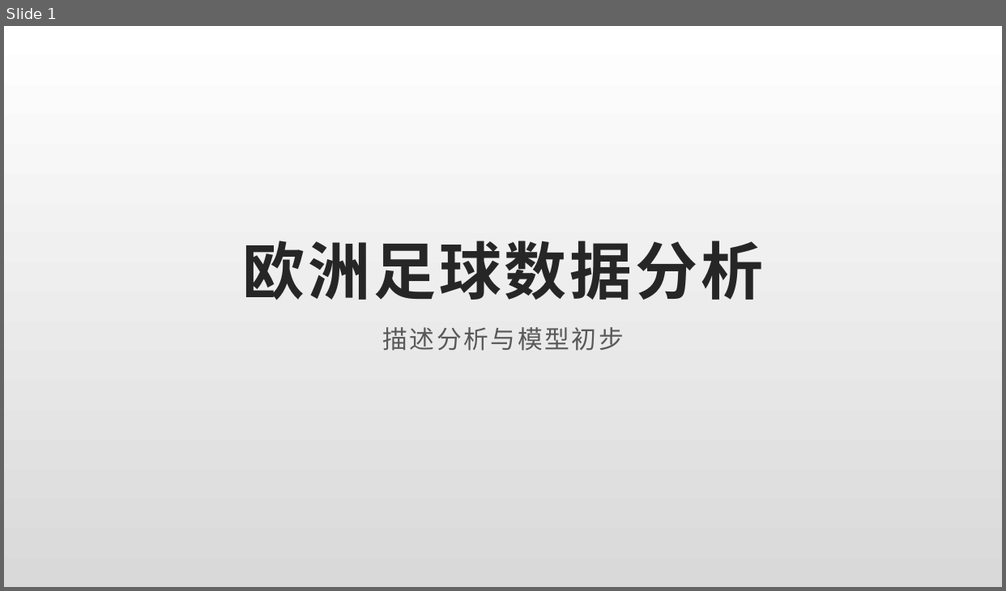
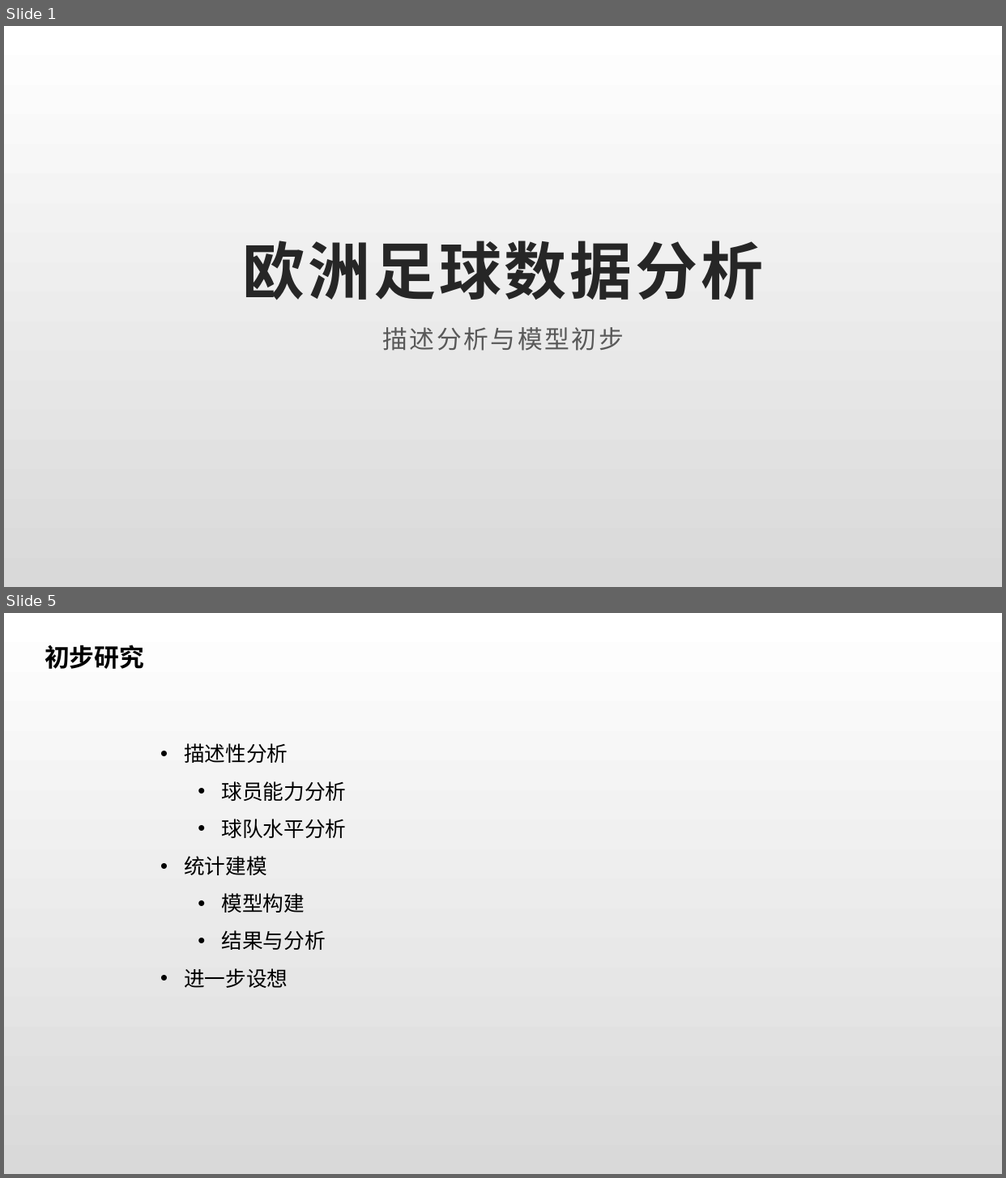
Before and after one commit to rucnyz/soccer, a slide deck: notebooks/欧洲足球展示.pptx. Shown one above the other, each under a label of ours: slide 1 before the commit, slides 1 and 5 after it; the slides between them are not shown. The pictures are 1006x591 and 1006x1178 pixels, drawn with LibreOffice and Linux fonts; fonts in the diff are those of the drawing. Boxes give left, top, right and bottom in pixels: in the first picture for what was removed or moved away, otherwise in the second. Text is boxed around its words. In the diff, an @@ line names an element or a change of style, - is before the commit and + after.

```diff
--- a/notebooks/欧洲足球展示.pptx
+++ b/notebooks/欧洲足球展示.pptx
@@ slide 5 added at (4,613,1002,1174), background gradient #FFFFFF to #D9D9D9 @@
@@ text added at (44,645,144,669), 24 pt, text #000000, bold @@
+初步研究
@@ text added at (184,743,346,988), 20 pt, text #000000 @@
+• 描述性分析
+  • 球员能力分析
+  • 球队水平分析
+• 统计建模
+  • 模型构建
+  • 结果与分析
+• 进一步设想
```
Also in this commit, not shown: 2 slides changed, 22 other slides added, 2 other files.
